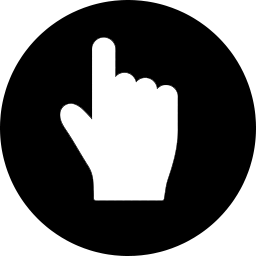
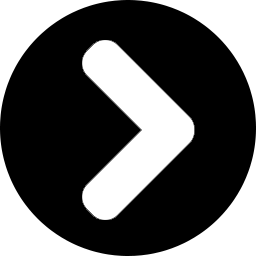
Comparing the layer stacks of the two (256, 256) images. Changes:
added group "expand" with 1 layers above "choose" over [82, 40, 195, 220]
added layer "图层 10" in group "expand" over [82, 40, 195, 220]
hid group "choose" (1 layers) over [60, 37, 178, 201]
